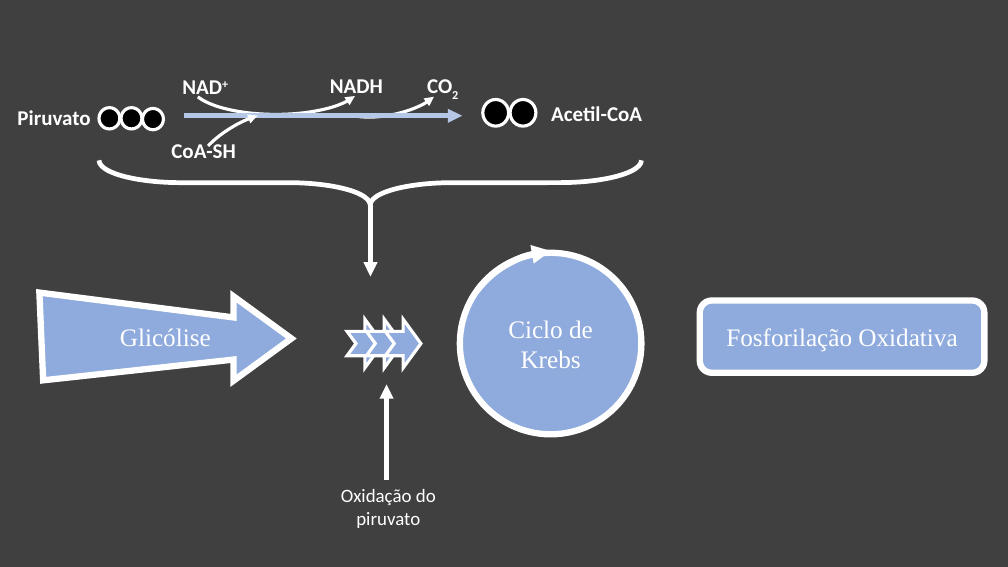
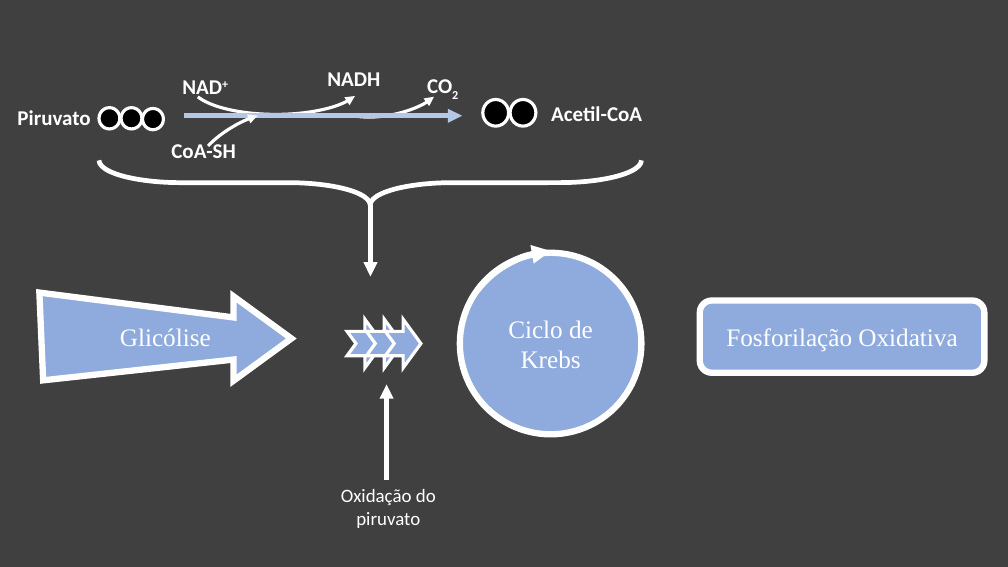
Before and after one commit to daniloasdotcom/Bioquimica-com-Danilo, a slide deck: slide 12 of static/aulas/ciclo_de_krebs.pptx. Drawn at 1008x567 pixels with LibreOffice and Linux fonts; fonts in the diff are those of the drawing. Boxes give left, top, right and bottom in pixels: in the first picture for what was removed or moved away, otherwise in the second. Text is boxed around its words. In the diff, an @@ line names an element or a change of style, - is before the commit and + after.

```diff
--- a/static/aulas/ciclo_de_krebs.pptx
+++ b/static/aulas/ciclo_de_krebs.pptx
@@ text "NADH" rewrapped from <box>330,79,383,99</box> to <box>327,72,380,86</box> @@
```
Also in this commit, not shown: 4 other slides changed, 9 slides added, 3 slides removed, 2 other files.
